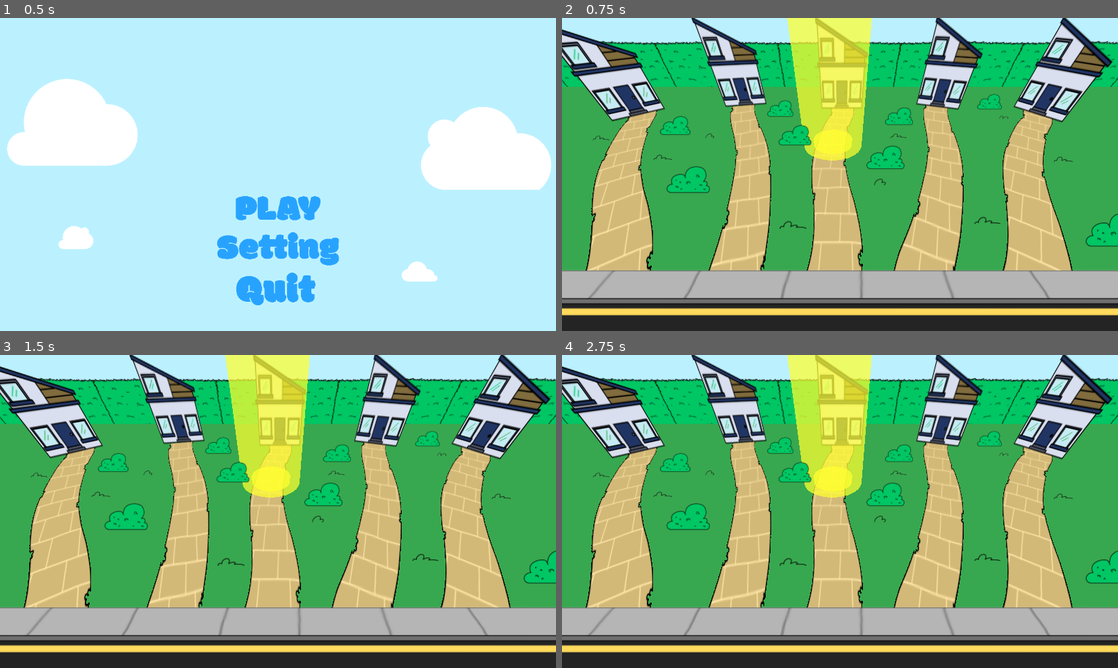
Above: before the commit, frames 1-4 (two rows, left to right).
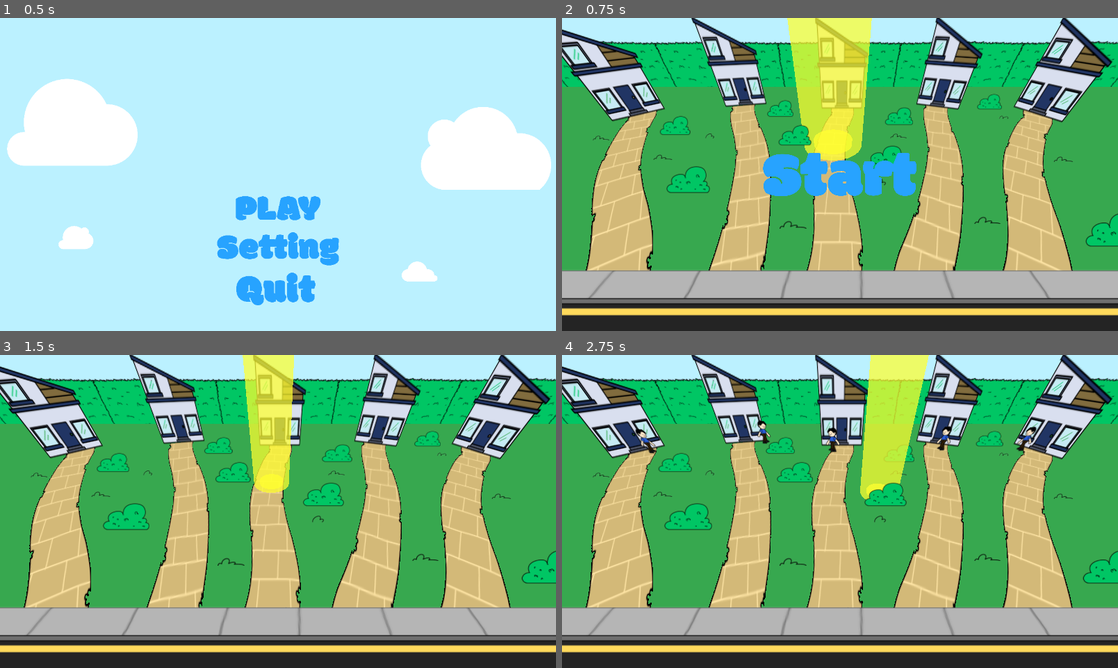
Above: after the commit, the same moments.

Repository: KgHtetNaing/sun_is_watching
Game: Godot game, scene res://scenes/main_menu.tscn
Two runs of this game, one before a commit and one after it. Both use one fixed random seed, a clock stepped at 60 frames per second and the inputs below. The engine's default icon, where the game draws it, is replaced by a stand-in: a white triangle on a blue panel in a dark square.
Inputs (mouse positions are in pixels of both pictures, inside the frame that each line leads up to):
- Up to frame 1 (0.5 s): no input
- Up to frame 2 (0.75 s): click (840, 208) at 0.5 s
- Up to frame 3 (1.5 s): click (278, 511) at 1.27 s
- Up to frame 4 (2.75 s): tap Enter (ui_accept) at 2, 2.27 s; move the mouse to (962, 495) at 2.02 s

Frame 1 is identical in both runs. In frame 2, 2.7% of the frame differs, in the area x 36-64%, y 43-57%; in frame 3, 2.7%; in frame 4, 10%, in the area x 12-100%, y 0-74%.

Commit message:
winscreen

Diff:
--- a/scenes/main_scene.tscn
+++ b/scenes/main_scene.tscn
@@ -85,7 +85,6 @@
 
 [node name="Start" type="Button" parent="Ui" unique_id=286935616]
 process_mode = 3
-visible = false
 anchors_preset = 8
 anchor_left = 0.5
 anchor_top = 0.5
--- a/scenes/win_screen.tscn
+++ b/scenes/win_screen.tscn
@@ -1,10 +1,16 @@
 [gd_scene format=3 uid="uid://cddnl525thr57"]
 
 [ext_resource type="Script" uid="uid://djp0qpq6u5oac" path="res://scripts/win_screen.gd" id="1_wv5lq"]
-[ext_resource type="Texture2D" uid="uid://dhe7p0gddrcwb" path="res://art/Ui/WinScreen-18.png" id="2_erk2x"]
+[ext_resource type="Texture2D" uid="uid://d4nb8gsgi1nyi" path="res://art/Ui/WinScreen-23.png" id="2_r6ob7"]
 [ext_resource type="Texture2D" uid="uid://dsy5ipmfq5cf2" path="res://art/Ui/button-19.png" id="3_0lrm4"]
+[ext_resource type="Texture2D" uid="uid://c6t22wm0uwcaw" path="res://art/Ui/bubble-24.png" id="3_o8vhx"]
 [ext_resource type="Texture2D" uid="uid://bseusd0mnobd7" path="res://art/Ui/button-20.png" id="4_6s1kg"]
 [ext_resource type="Texture2D" uid="uid://ds8nut4ftve1a" path="res://art/Ui/button-21.png" id="5_bqn3h"]
+[ext_resource type="Texture2D" uid="uid://coudww7bstxcg" path="res://art/peep/s1.png" id="6_o8vhx"]
+[ext_resource type="Texture2D" uid="uid://dtw5n1rmly6aa" path="res://art/peep/s2.png" id="7_0d7wf"]
+[ext_resource type="Texture2D" uid="uid://bykie1x4iwmk6" path="res://art/peep/s3.png" id="8_l756l"]
+[ext_resource type="Texture2D" uid="uid://c1hunsmlgl63n" path="res://art/peep/s4.png" id="9_qr20w"]
+[ext_resource type="Texture2D" uid="uid://hw4prfq5vaf6" path="res://art/peep/s5.png" id="10_afixa"]
 
 [sub_resource type="StyleBoxTexture" id="StyleBoxTexture_qnnn4"]
 texture = ExtResource("3_0lrm4")
@@ -15,6 +21,29 @@
 [sub_resource type="StyleBoxTexture" id="StyleBoxTexture_r6ob7"]
 texture = ExtResource("5_bqn3h")
 
+[sub_resource type="SpriteFrames" id="SpriteFrames_wtw0j"]
+animations = [{
+"frames": [{
+"duration": 1.0,
+"texture": ExtResource("6_o8vhx")
+}, {
+"duration": 1.0,
+"texture": ExtResource("7_0d7wf")
+}, {
+"duration": 1.0,
+"texture": ExtResource("8_l756l")
+}, {
+"duration": 1.0,
+"texture": ExtResource("9_qr20w")
+}, {
+"duration": 1.0,
+"texture": ExtResource("10_afixa")
+}],
+"loop": true,
+"name": &"default",
+"speed": 5.0
+}]
+
 [node name="WinScreen" type="CanvasLayer" unique_id=1488543200]
 process_mode = 3
 layer = 2
@@ -23,7 +52,13 @@
 [node name="Sprite2D" type="Sprite2D" parent="." unique_id=975166566]
 position = Vector2(640.52106, 360.50003)
 scale = Vector2(0.24033341, 0.24033333)
-texture = ExtResource("2_erk2x")
+texture = ExtResource("2_r6ob7")
+
+[node name="Bubble24" type="Sprite2D" parent="." unique_id=257759339]
+position = Vector2(869.00006, 220)
+scale = Vector2(0.1151793, 0.11517926)
+texture = ExtResource("3_o8vhx")
+offset = Vector2(-314, -46)
 
 [node name="Control" type="Control" parent="." unique_id=2144213873]
 layout_mode = 3
@@ -35,12 +70,18 @@
 
 [node name="continue" type="Button" parent="Control" unique_id=288580786]
 layout_mode = 0
-offset_left = 531.21533
-offset_top = 494.0
-offset_right = 748.7847
-offset_bottom = 539.4241
+offset_left = 424.5694
+offset_top = 591.0
+offset_right = 855.0
+offset_bottom = 658.64465
 theme_override_styles/normal = SubResource("StyleBoxTexture_qnnn4")
 theme_override_styles/pressed = SubResource("StyleBoxTexture_doie2")
 theme_override_styles/hover = SubResource("StyleBoxTexture_r6ob7")
 
+[node name="AnimatedSprite2D" type="AnimatedSprite2D" parent="." unique_id=840360171]
+position = Vector2(640.00006, 398.00003)
+scale = Vector2(0.24609375, 0.24609375)
+sprite_frames = SubResource("SpriteFrames_wtw0j")
+autoplay = "default"
+
 [connection signal="pressed" from="Control/continue" to="." method="_on_continue_pressed"]
Binary file added: art/Ui/WinScreen-23.png
Not shown, added: art/Ui/WinScreen-23.png.import
Binary file added: art/Ui/bubble-24.png
Not shown, added: art/Ui/bubble-24.png.import
